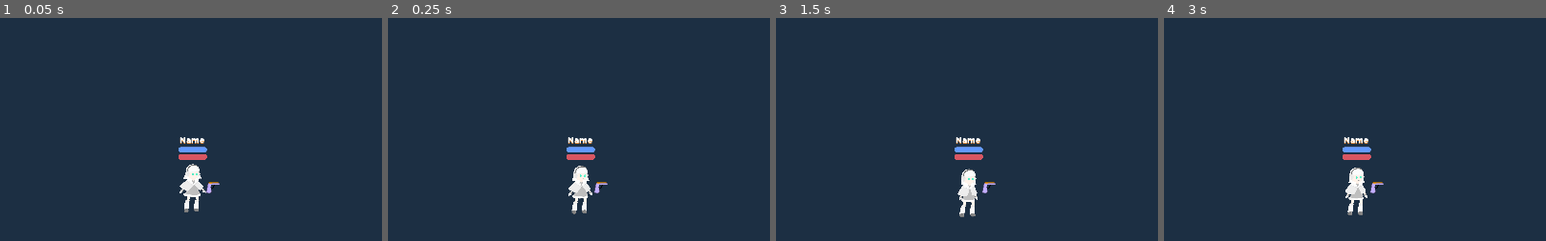
Above: before the commit, frames 1-4 (left to right).
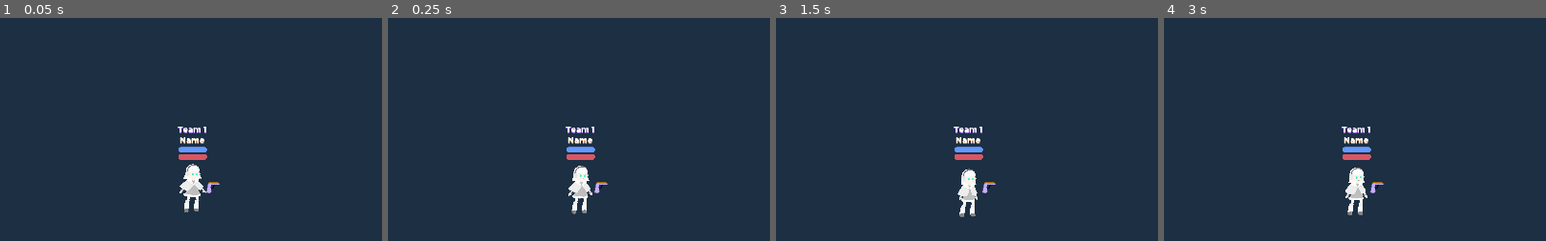
Above: after the commit, the same moments.

Repository: VGDC-UCI/Shooty-Game
Game: Godot game, scene res://src/main/game/player/classes/Molly.tscn
Same seed, same stepped clock (60 frames per second), same inputs: the game is played once before the commit and once after it. This scene is started directly instead of the project's main scene.
Inputs (mouse positions are % of the whole screen's width and height, from its top left):
- Up to frame 1 (0.05 s): no input
- Up to frame 2 (0.25 s): no input
- Up to frame 3 (1.5 s): move the mouse to (72, 45) at 0.52 s; hold D (move_right) from 0.53 s (still down); right-click (72, 45) at 0.6 s; tap Space (jump_pressed) at 0.77 s; move the mouse to (30, 55) at 1.27 s; tap Shift (shield) at 1.35 s
- Up to frame 4 (3 s): tap Space (jump_pressed) at 1.52 s; move the mouse to (60, 28) at 2.02 s; release D (move_right) at 2.03 s; hold A (move_left) 2.03-2.78 s; click (60, 28) at 2.1 s; move the mouse to (45, 70) at 2.77 s; hold D (move_right) from 2.78 s (still down); right-click (45, 70) at 2.85 s
The pictures show only the part of the screen within x 25-75%, y 12-62%; the shares and areas given below are measured in that part.

The runs differ from the first frame. In frame 1, 0.1% of the frame differs, in the area x 46-54%, y 48-52%; in frame 2, 0.1%; in frame 3, 0.1%; in frame 4, 0.1%.

Commit message:
Added team name above player's head.

Diff:
--- a/src/main/game/player/Player.tscn
+++ b/src/main/game/player/Player.tscn
@@ -470,6 +470,33 @@
 "_edit_use_anchors_": false
 }
 
+[node name="TeamContainer" type="CenterContainer" parent="."]
+margin_left = -125.532
+margin_top = -135.0
+margin_right = 124.468
+margin_bottom = -94.9998
+__meta__ = {
+"_edit_use_anchors_": false
+}
+
+[node name="TeamName" type="Label" parent="TeamContainer"]
+margin_left = 96.0
+margin_top = 9.0
+margin_right = 154.0
+margin_bottom = 30.0
+grow_horizontal = 2
+grow_vertical = 2
+custom_fonts/font = ExtResource( 2 )
+custom_colors/font_color_shadow = Color( 0.65098, 0.388235, 1, 1 )
+custom_constants/shadow_offset_x = 0
+custom_constants/shadow_offset_y = 2
+text = "Team 1"
+align = 1
+valign = 1
+__meta__ = {
+"_edit_use_anchors_": false
+}
+
 [node name="BarInformation" type="VBoxContainer" parent="."]
 margin_left = -29.0
 margin_top = -80.0
--- a/src/main/game/player/player.gd
+++ b/src/main/game/player/player.gd
@@ -559,6 +559,8 @@
 
 	_team = team
 
+	$TeamContainer/TeamName.text = "Team " + str(team)
+
 
 func get_character_id() -> int:
 	"""
Not shown: 4 places in src/main/game/player/Player.tscn that only renumber resources
